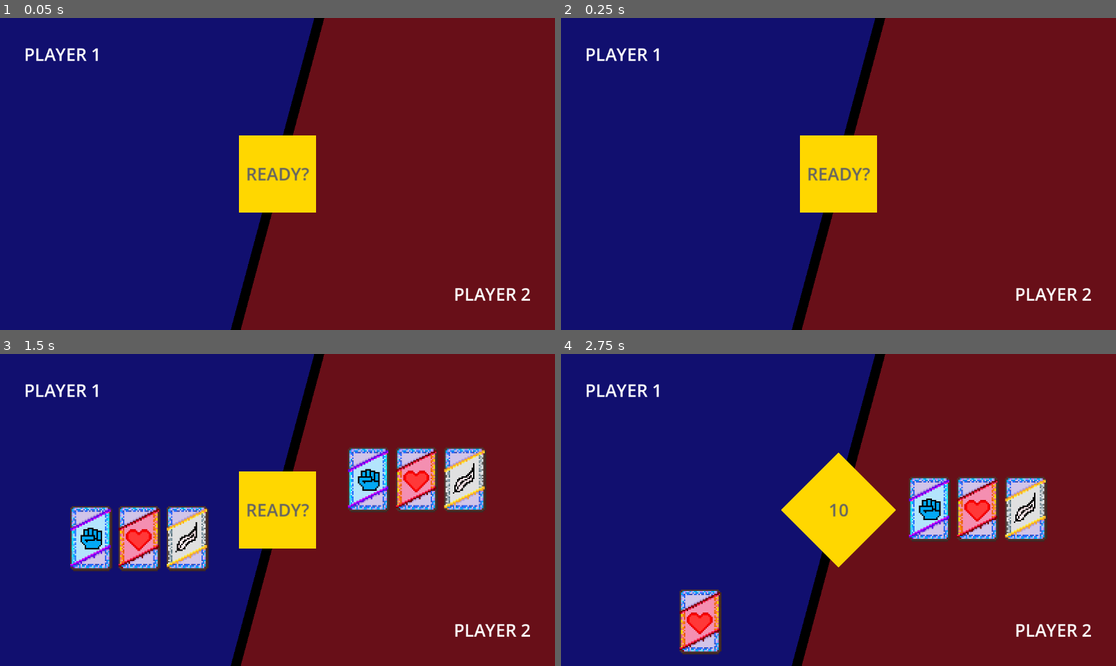
Above: before the commit, frames 1-4 (two rows, left to right).
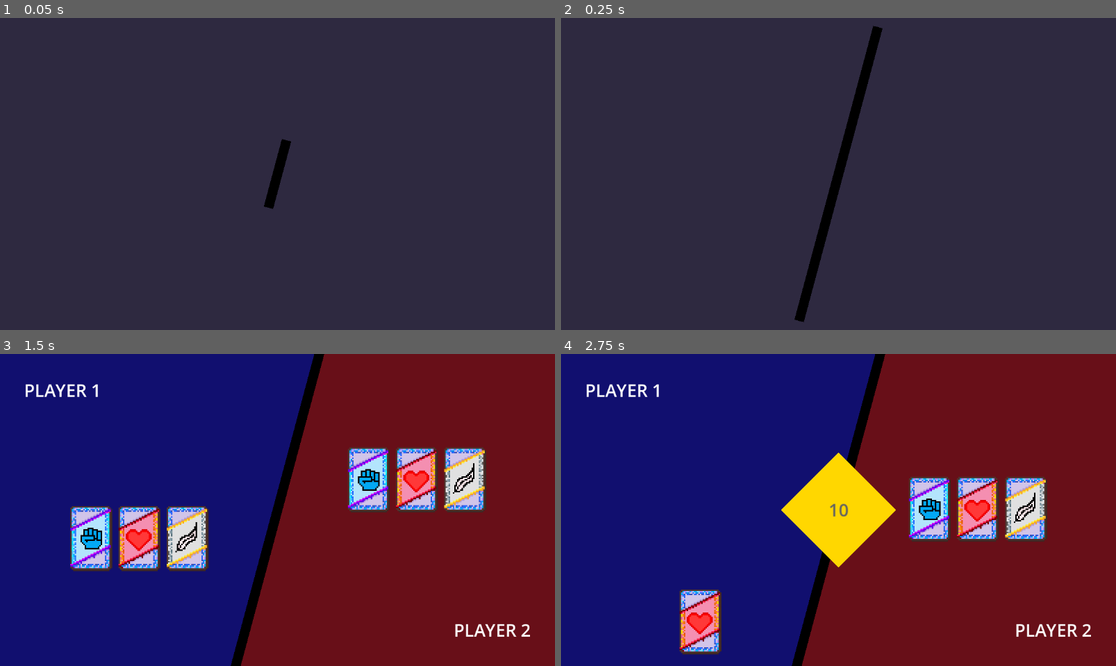
Above: after the commit, the same moments.

Repository: solirides/amazing-game
Game: Godot game, scene res://scenes/select_cards/select_cards.tscn
Same seed, same stepped clock (60 frames per second), same inputs: the game is played once before the commit and once after it. This scene is started directly instead of the project's main scene. The engine's default icon, where the game draws it, is replaced by a stand-in: a white triangle on a blue panel in a dark square.
Inputs (mouse positions are in pixels of both pictures, inside the frame that each line leads up to):
- Up to frame 1 (0.05 s): no input
- Up to frame 2 (0.25 s): no input
- Up to frame 3 (1.5 s): move the mouse to (399, 494) at 0.52 s; hold Right (ui_right) 0.53-1.28 s; click (399, 494) at 0.6 s; move the mouse to (88, 575) at 1.27 s; hold Down (ui_down) from 1.28 s (still down); tap C (turret_attack) at 1.35 s; click (88, 575) at 1.42 s
- Up to frame 4 (2.75 s): move the mouse to (699, 510) at 2.02 s; release Down (ui_down) at 2.03 s; hold Right (ui_right) from 2.03 s (still down); hold A (turret_ccw) from 2.03 s (still down); click (699, 510) at 2.17 s

The runs differ from the first frame. In frame 1, 100% of the frame differs, in the area x 0-100%, y 0-100%; in frame 2, 99%; in frame 3, 3.4%; in frame 4, nothing differs.

Commit message:
more animations fr

Diff:
--- a/amazing-game/scenes/select_cards/select_cards.gd
+++ b/amazing-game/scenes/select_cards/select_cards.gd
@@ -16,10 +16,42 @@
 
 # Called when the node enters the scene tree for the first time.
 func _ready() -> void:
+	var BgLeftPos = $DividingLine/BgLeft.position.x
+	var BgRightPos = $DividingLine/BgRight.position.x
+	var LabelP1Pos = $LabelP1.position.x
+	var LabelP2Pos = $LabelP2.position.x
+
+	$DividingLine.scale.y = 0.0
+	$DividingLine/CenterBox.scale = Vector2.ZERO
+	$DividingLine/TimerLabel.scale = Vector2.ZERO
+
+	$DividingLine/BgLeft.position.x = -8000
+	$DividingLine/BgRight.position.x = 4000
+
+	$LabelP1.position.x = -2000
+	$LabelP2.position.x = 1000
+
 	var screen_size = get_viewport().get_visible_rect().size
 
-	$SpawnPoint1.global_position = Vector2(screen_size.x / 4.0, screen_size.y / 2.0) - screen_size/2.0
-	$SpawnPoint2.global_position = Vector2(screen_size.x * 3.0 / 4.0, screen_size.y / 2.0) - screen_size/2.0
+	$SpawnPoint1.global_position = Vector2(screen_size.x / 4.0, screen_size.y / 2.0) - screen_size / 2.0
+	$SpawnPoint2.global_position = Vector2(screen_size.x * 3.0 / 4.0, screen_size.y / 2.0) - screen_size / 2.0
+
+	var intro_tween = create_tween()
+	intro_tween.tween_property($DividingLine, "scale:y", 1.0, 1.5).set_trans(Tween.TRANS_CUBIC).set_ease(Tween.EASE_OUT)
+
+	intro_tween.set_parallel(true)
+	intro_tween.tween_property($DividingLine/BgLeft, "position:x", BgLeftPos, 1.0).set_trans(Tween.TRANS_SINE).set_ease(Tween.EASE_OUT)
+	intro_tween.tween_property($DividingLine/BgRight, "position:x", BgRightPos, 1.0).set_trans(Tween.TRANS_SINE).set_ease(Tween.EASE_OUT)
+	intro_tween.tween_property($LabelP1, "position:x", LabelP1Pos, 0.7).set_trans(Tween.TRANS_SINE).set_ease(Tween.EASE_OUT)
+	intro_tween.tween_property($LabelP2, "position:x", LabelP2Pos, 0.7).set_trans(Tween.TRANS_SINE).set_ease(Tween.EASE_OUT)
+	intro_tween.set_parallel(false)
+
+	# intro_tween.set_parallel(true)
+	intro_tween.tween_property($DividingLine/CenterBox, "scale", Vector2(1.0, 1.0), 0.5).set_trans(Tween.TRANS_BACK).set_ease(Tween.EASE_OUT)
+	intro_tween.tween_property($DividingLine/TimerLabel, "scale", Vector2(1.0, 1.0), 0.5).set_trans(Tween.TRANS_BACK).set_ease(Tween.EASE_OUT)
+	# intro_tween.set_parallel(false)
+
+	# await intro_tween.finished
 
 	var starting_cards = [Cards.CardType.DAMAGE, Cards.CardType.HEALTH, Cards.CardType.SPEED]
 	spawn_hand(1, $SpawnPoint1.global_position, starting_cards)
--- a/amazing-game/scenes/select_cards/select_cards.tscn
+++ b/amazing-game/scenes/select_cards/select_cards.tscn
@@ -90,7 +90,7 @@
 rotation = -0.2617994
 theme_override_colors/font_color = Color(0.38857287, 0.38857287, 0.38857287, 1)
 theme_override_font_sizes/font_size = 36
-text = "READY?"
+text = "10"
 horizontal_alignment = 1
 vertical_alignment = 1
 
